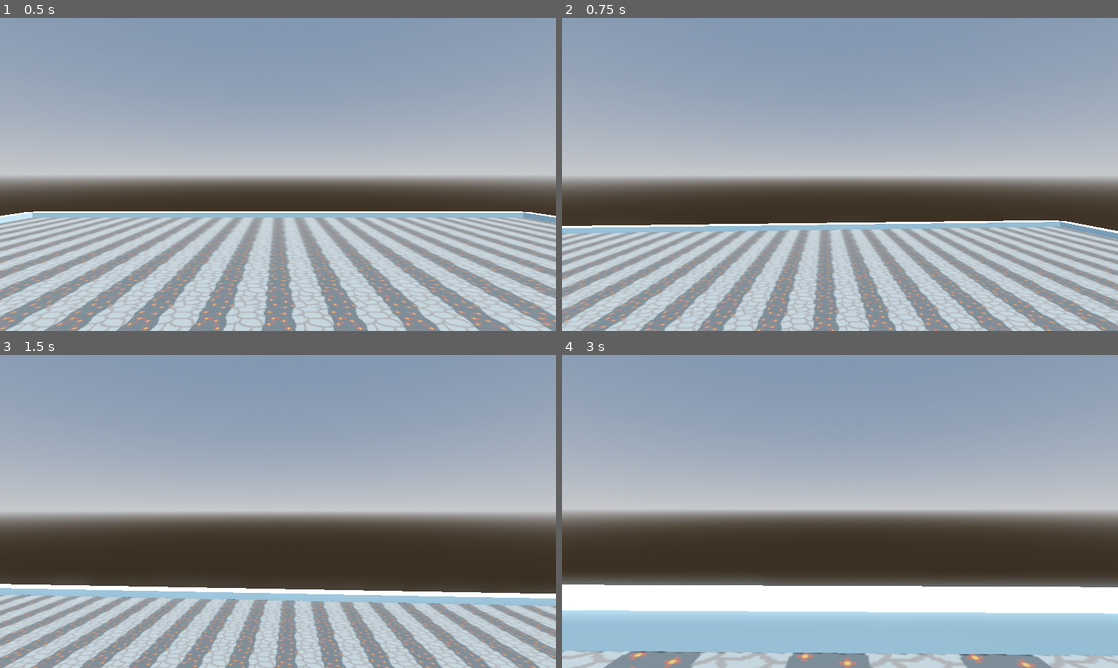
Above: before the commit, frames 1-4 (two rows, left to right).
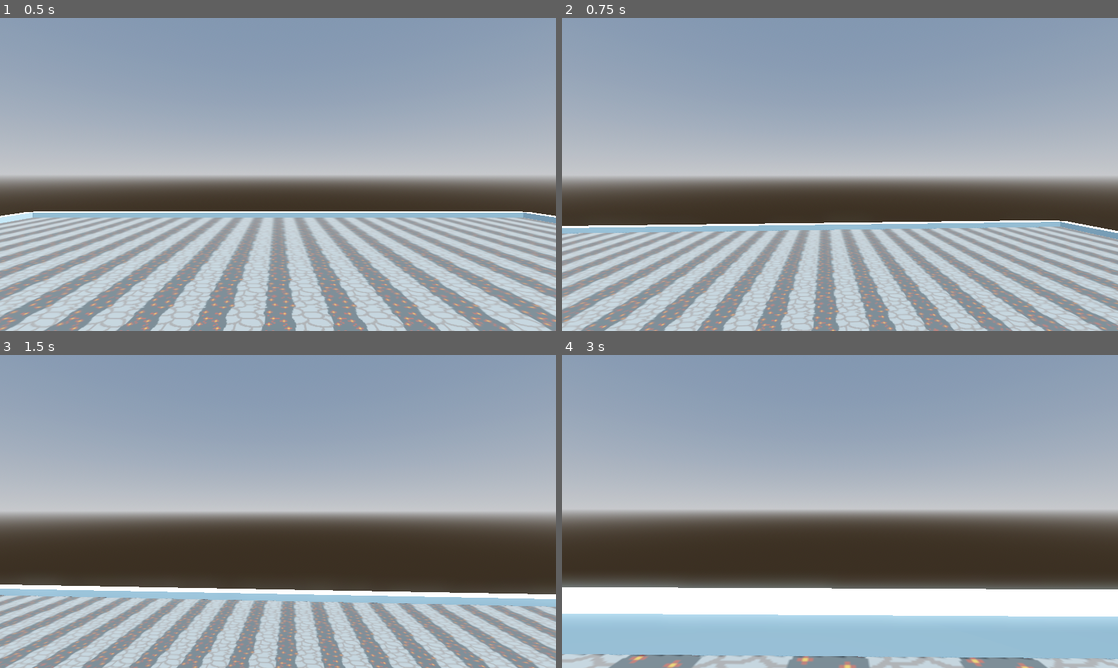
Above: after the commit, the same moments.

Repository: Tuturtut/InsererNomDuJeu
Game: Godot game, scene res://scenes/game.tscn
Same seed, same stepped clock (60 frames per second), same inputs: the game is played once before the commit and once after it.
Inputs (mouse positions are in pixels of both pictures, inside the frame that each line leads up to):
- Up to frame 1 (0.5 s): no input
- Up to frame 2 (0.75 s): tap Enter (ui_accept) at 0.5 s; move the mouse to (867, 174) at 0.52 s; hold Z (move_forward) from 0.53 s (still down); hold Ctrl (crouch) from 0.53 s (still down)
- Up to frame 3 (1.5 s): keep holding Z (move_forward); tap Enter (ui_accept) at 0.77 s; move the mouse to (250, 511) at 1.27 s; release Ctrl (crouch) at 1.28 s; tap Shift (dash) at 1.35 s
- Up to frame 4 (3 s): keep holding Z (move_forward); tap Enter (ui_accept) at 1.52 s; move the mouse to (851, 505) at 2.02 s; hold Ctrl (crouch) 2.03-2.78 s; move the mouse to (834, 517) at 2.77 s; tap Shift (dash) at 2.85 s

Frame 1 is identical in both runs. In frame 2, less than 0.1% of the frame differs, in the area x 3-100%, y 64-70%; in frame 3, 3.8%; in frame 4, 4.2%, in the area x 0-100%, y 73-100%.

Commit message:
Changement du script player par rapport a un problème de lerp

Diff:
--- a/Game/scripts/player.gd
+++ b/Game/scripts/player.gd
@@ -15,8 +15,8 @@
 
 # Movement variables
 var jump_velocity := 8
-const lerp_speed := 10.0
-const air_lerp_speed := 2
+const lerp_speed := 15
+const air_lerp_speed := 3
 var current_lerp_speed := lerp_speed
 
 # Informative variable
@@ -68,9 +68,9 @@
 	# Add the gravity.
 	if not is_on_floor():
 		velocity.y -= gravity * delta
-		current_lerp_speed = 3
+		current_lerp_speed = air_lerp_speed
 	else:
-		current_lerp_speed = 15
+		current_lerp_speed = lerp_speed
 
 	# Handle jump.
 	if Input.is_action_just_pressed("ui_accept") and is_on_floor():
